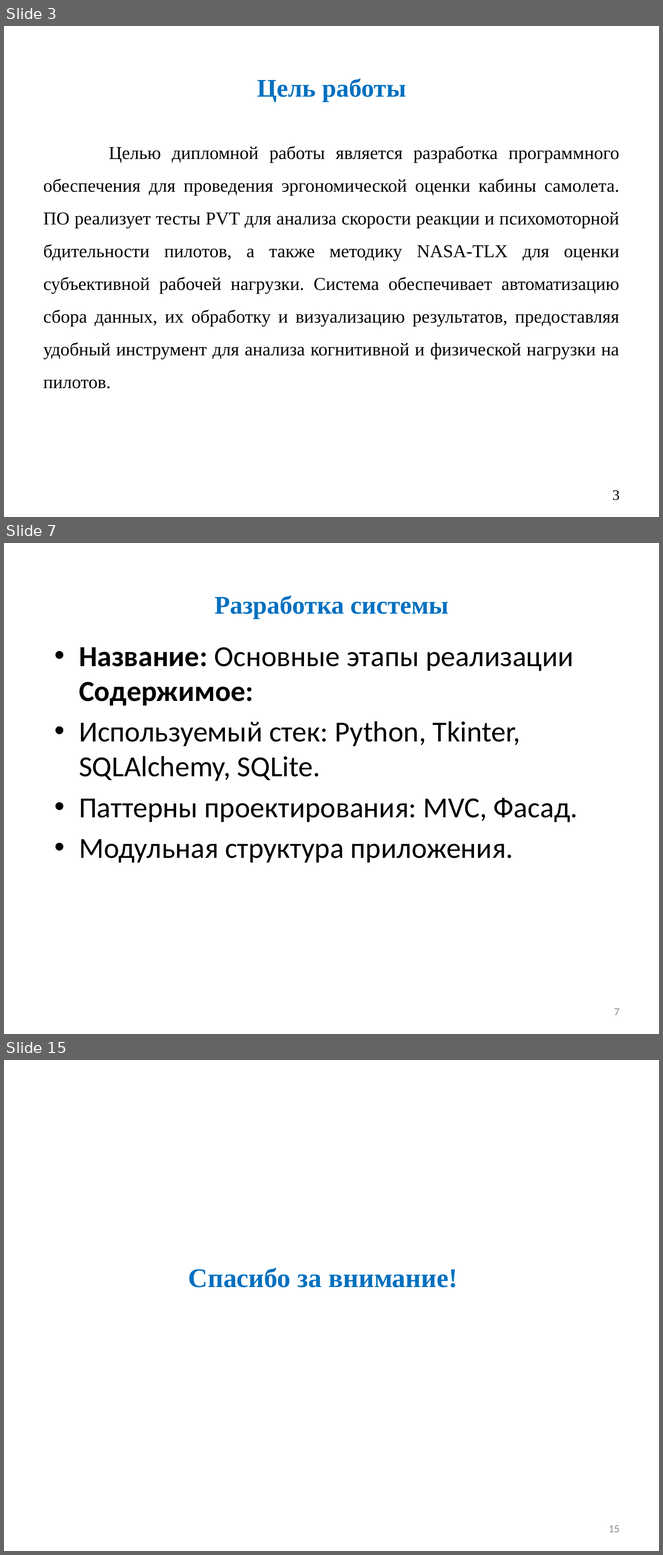
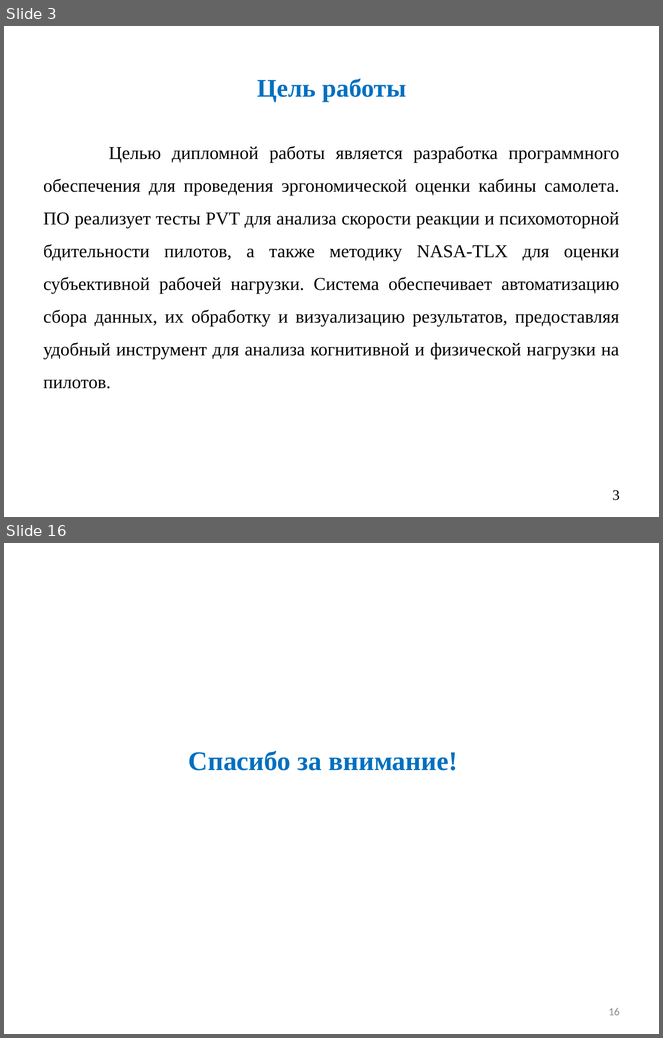
Before and after one commit to Ch1kez/PVT_NASA-TLX, a slide deck: Диплом/Презентация/презентация Курнаев.pptx. Shown one above the other, each under a label of ours: slides 3, 7 and 15 before the commit, slides 3 and 16 after it; the slides between them are not shown. The pictures are 663x1555 and 663x1038 pixels, drawn with LibreOffice and Linux fonts; fonts in the diff are those of the drawing. Boxes give left, top, right and bottom in pixels: in the first picture for what was removed or moved away, otherwise in the second. Text is boxed around its words. In the diff, an @@ line names an element or a change of style, - is before the commit and + after.

```diff
--- a/Диплом/Презентация/презентация Курнаев.pptx
+++ b/Диплом/Презентация/презентация Курнаев.pptx
@@ slide 7 removed at [4, 543, 659, 1034], background #FFFFFF @@
@@ title removed at [215, 596, 449, 619] @@
-Разработка системы
@@ text removed at [79, 647, 578, 863] @@
-• Название: Основные этапы реализации
-  Содержимое:
-• Используемый стек: Python, Tkinter, SQLAlchemy, SQLite.
-• Паттерны проектирования: MVC, Фасад.
-• Модульная структура приложения.
@@ page number removed at [614, 1008, 620, 1016] @@
-7
@@ what was slide 15 is now slide 16 @@
@@ page number at [609, 1008, 620, 1016]: text changed @@
-15
+16
```
Also in this commit, not shown: 5 slides changed, 8 slides added, 8 other slides removed, 1 other file.
